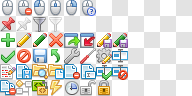
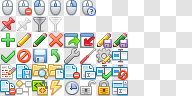
Layered file, before and after one edit (192×96). Changes by layer:
added group "list + rename" with 4 layers above "grid" over box(112, 80, 128, 96)
added layer "bullet_textfield (FatCow)" in group "list + rename" over box(117, 87, 128, 96)
added layer "list_box (FatCow)" in group "list + rename" over box(112, 80, 128, 96)
